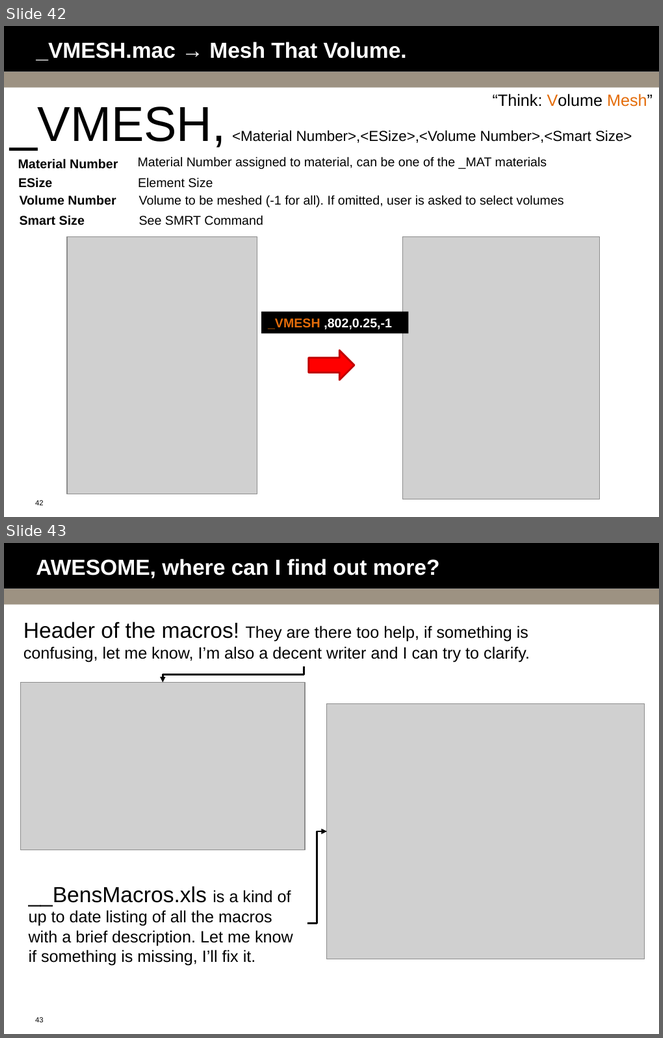
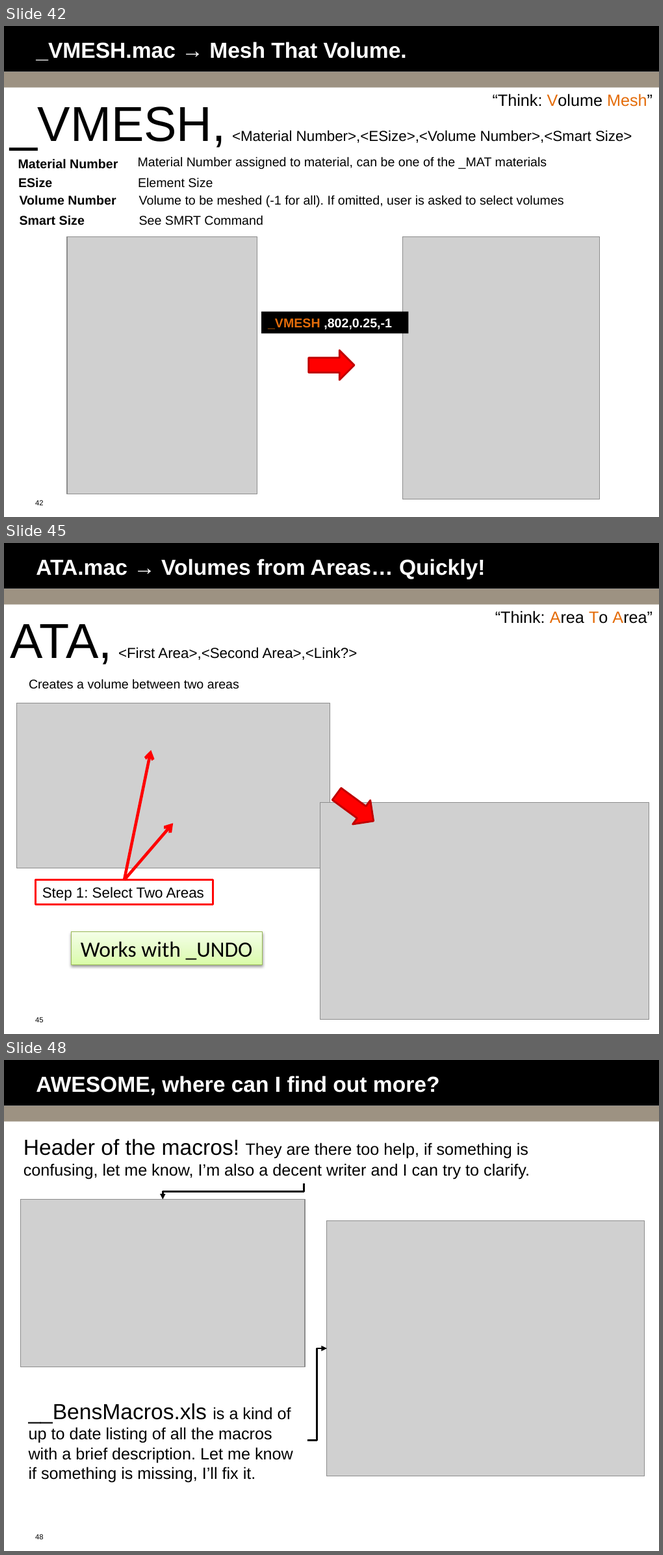
Before and after one commit to bguest/ansys-macros, a slide deck: Macro-Mania.pptx. Shown one above the other, each under a label of ours: slides 42 and 43 before the commit, slides 42, 45 and 48 after it; the slides between them are not shown. The pictures are 663x1038 and 663x1555 pixels, drawn with LibreOffice and Linux fonts; fonts in the diff are those of the drawing; grey boxes stand for pictures; background and template pictures are left out. Boxes give left, top, right and bottom in pixels: in the first picture for what was removed or moved away, otherwise in the second. Text is boxed around its words. In the diff, an @@ line names an element or a change of style, - is before the commit and + after.

```diff
--- a/Macro-Mania.pptx
+++ b/Macro-Mania.pptx
@@ slide 45 added at <box>4,543,659,1034</box>, background #FFFFFF; not listed: 3 template elements that a slide beside it also shows @@
@@ title added at <box>36,559,486,579</box>, 24 pt, text #FFFFFF, bold @@
+ATA.mac → Volumes from Areas… Quickly!
@@ text added at <box>495,611,653,624</box>, 18 pt, text #000000 @@
+“Think: Area To Area”
@@ text added at <box>10,624,358,665</box>, 16 pt, text #000000 @@
+ATA, <First Area>,<Second Area>,<Link?>
@@ text added at <box>29,679,239,689</box>, 14 pt, text #000000 @@
+Creates a volume between two areas
@@ picture added at <box>17,703,330,868</box> @@
@@ arrow added from (124, 880) to (151, 750), #FF0000 3.25 pt @@
@@ right arrow added at <box>328,782,382,833</box>, fill #FF0000, outline #C00000 2 pt @@
@@ picture added at <box>320,803,649,1020</box> @@
@@ arrow added from (124, 880) to (173, 823), #FF0000 3.25 pt @@
@@ rectangle added at <box>36,880,213,904</box>, outline #FF0000 2.25 pt, 16 pt, text #000000 @@
+Step 1: Select Two Areas
@@ rectangle added at <box>71,932,262,965</box>, fill gradient #DAFDA7 to #E4FCC2 to #F5FFE7, outline #98B955 0.75 pt, 24 pt, text #000000 @@
+Works with _UNDO
@@ what was slide 43 is now slide 48 @@
@@ page number at <box>35,1534,43,1540</box>: text changed @@
-43
+48
```
Also in this commit, not shown: 4 other slides added, 4 other files.
